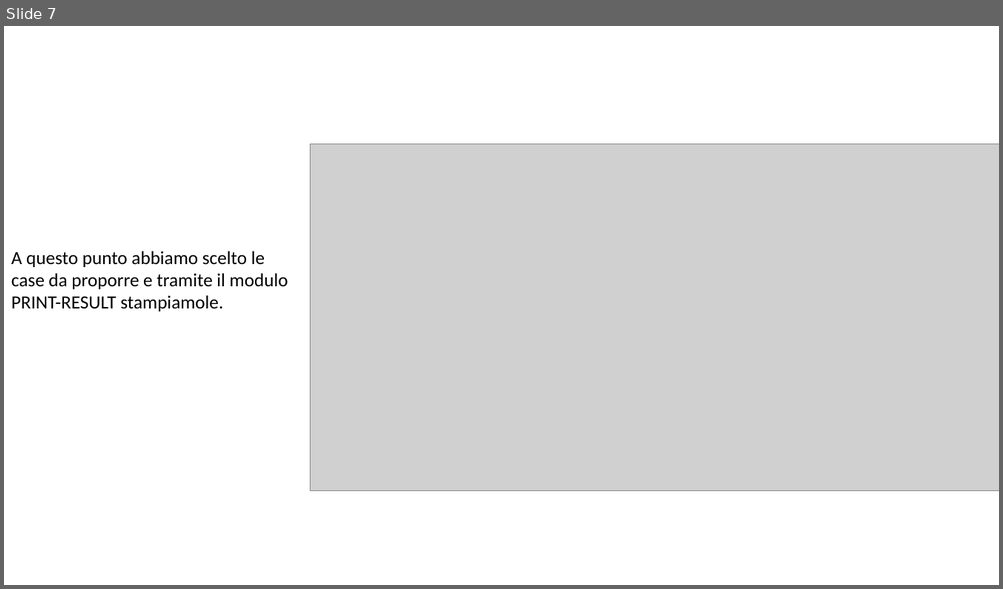
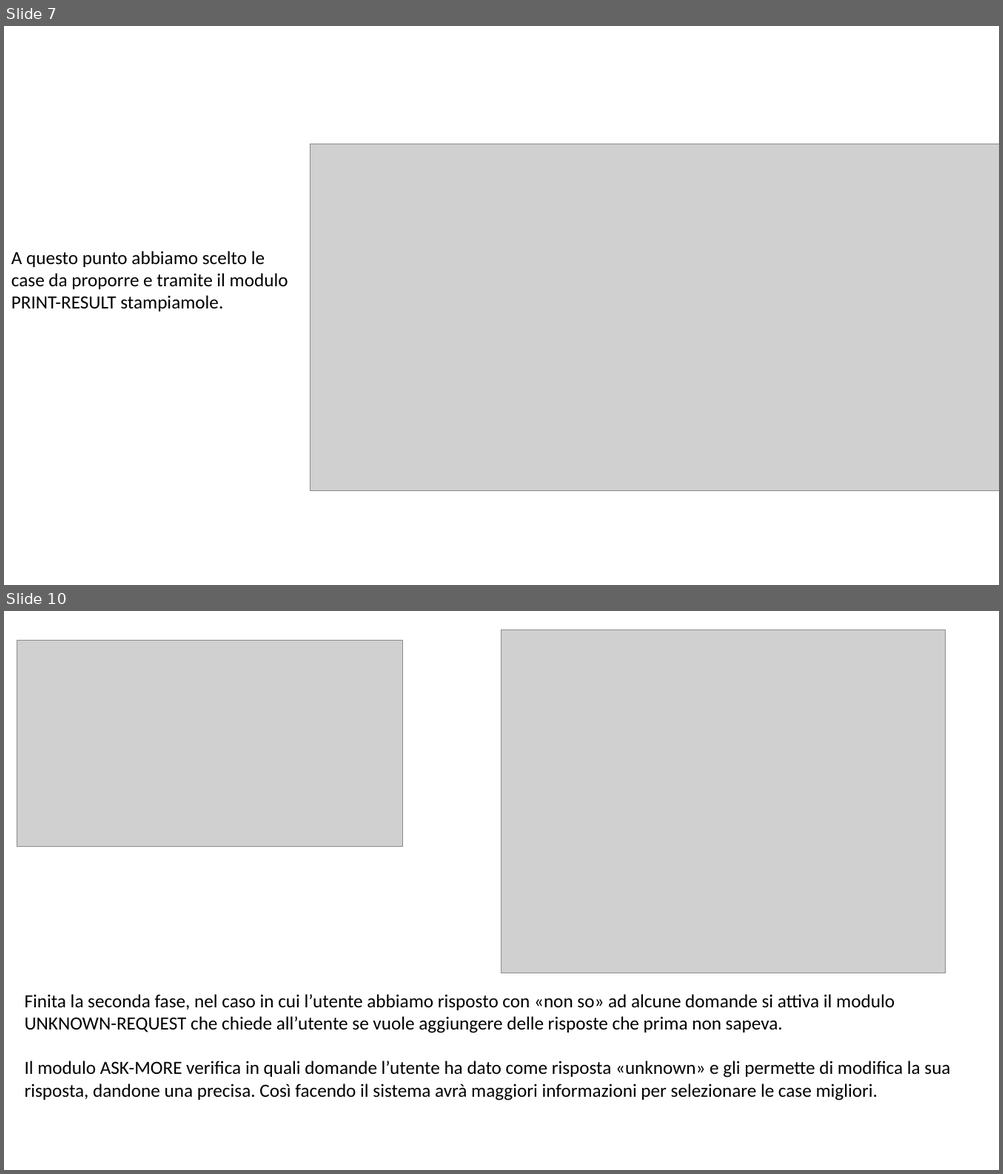
Before and after one commit to giargiapower/prolog-clingo-clips-soar, a slide deck: Presentazioni/Presentazione_Clips.pptx. Shown one above the other, each under a label of ours: slide 7 before the commit, slides 7 and 10 after it; the slides between them are not shown. The pictures are 1003x589 and 1003x1174 pixels, drawn with LibreOffice and Linux fonts; fonts in the diff are those of the drawing; grey boxes stand for pictures. Boxes give left, top, right and bottom in pixels: in the first picture for what was removed or moved away, otherwise in the second. Text is boxed around its words. In the diff, an @@ line names an element or a change of style, - is before the commit and + after.

```diff
--- a/Presentazioni/Presentazione_Clips.pptx
+++ b/Presentazioni/Presentazione_Clips.pptx
@@ slide 10 added at (4,611,999,1170), background #FFFFFF @@
@@ picture added at (502,629,945,974) @@
@@ picture added at (17,640,402,847) @@
@@ text added at (25,994,950,1101), 18 pt, text #000000 @@
+Finita la seconda fase, nel caso in cui l’utente abbiamo risposto con «non so» ad alcune domande si attiva il modulo UNKNOWN-REQUEST che chiede all’utente se vuole aggiungere delle risposte che prima non sapeva.
+Il modulo ASK-MORE verifica in quali domande l’utente ha dato come risposta «unknown» e gli permette di modifica la sua risposta, dandone una precisa. Così facendo il sistema avrà maggiori informazioni per selezionare le case migliori.
```
Also in this commit, not shown: 1 slide changed, 3 other slides added, 4 slides removed.
